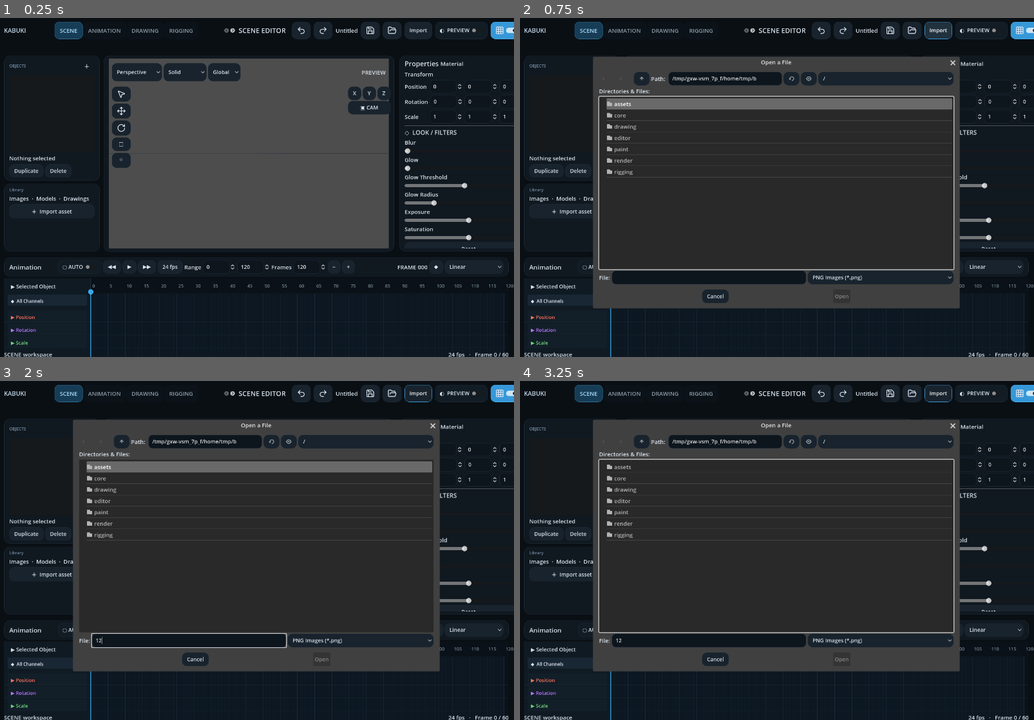
Above: before the commit, frames 1-4 (two rows, left to right).
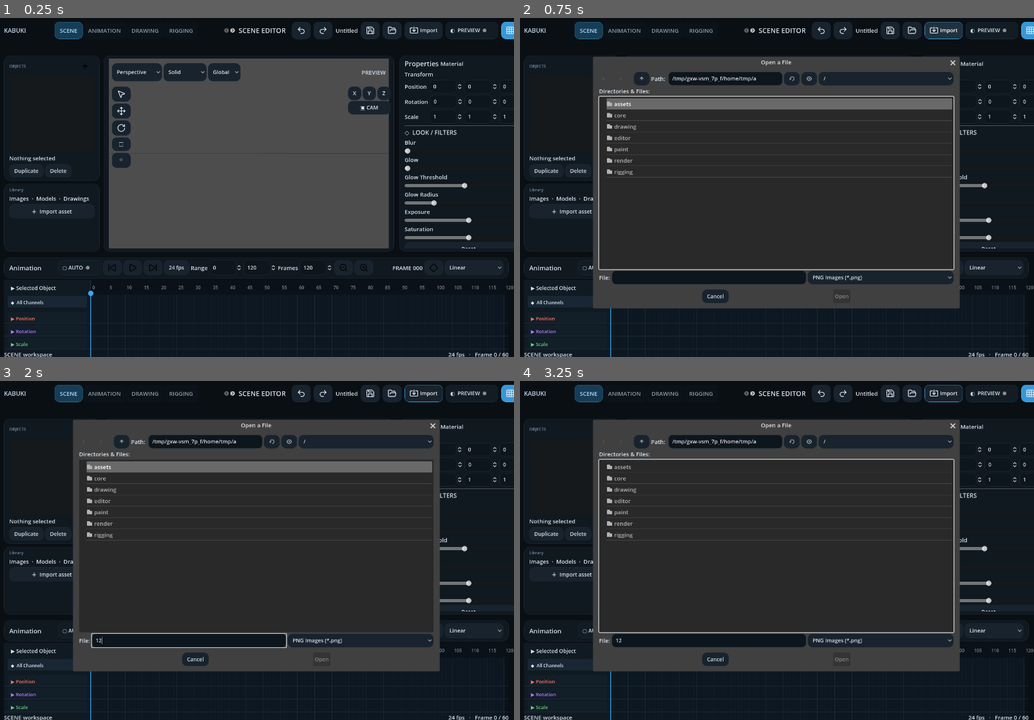
Above: after the commit, the same moments.

Repository: Onnevan/Kabuki
Game: Godot game, scene res://editor/main.tscn
Same seed, same stepped clock (60 frames per second), same inputs: the game is played once before the commit and once after it.
Inputs (mouse positions are in pixels of both pictures, inside the frame that each line leads up to; where the layout moved, square brackets give the same spot in the first picture):
- Up to frame 1 (0.25 s): no input
- Up to frame 2 (0.75 s): click "Import" at 0.5 s
- Up to frame 3 (2 s): click (190, 642) at 1.27 s; type "12" at 1.35 s
- Up to frame 4 (3.25 s): click (884, 631) [869, 628] at 2 s; click (653, 631) [648, 628] at 2.75 s

The runs differ from the first frame. In frame 1, 1.3% of the frame differs, in the area x 0-100%, y 1-97%; in frame 2, 0.8%; in frame 3, 0.7%; in frame 4, 0.7%.

Commit message:
Replace placeholder symbols with Lucide UI icons

Diff:
--- a/editor/main.tscn
+++ b/editor/main.tscn
@@ -17,6 +17,27 @@
 [ext_resource path="res://assets/icons/lucide/move.svg" type="Texture2D" id="15"]
 [ext_resource path="res://assets/icons/lucide/rotate-cw.svg" type="Texture2D" id="16"]
 [ext_resource path="res://assets/icons/lucide/scaling.svg" type="Texture2D" id="17"]
+[ext_resource path="res://assets/icons/lucide/brush.svg" type="Texture2D" id="18"]
+[ext_resource path="res://assets/icons/lucide/pencil.svg" type="Texture2D" id="19"]
+[ext_resource path="res://assets/icons/lucide/eraser.svg" type="Texture2D" id="20"]
+[ext_resource path="res://assets/icons/lucide/lasso.svg" type="Texture2D" id="21"]
+[ext_resource path="res://assets/icons/lucide/square.svg" type="Texture2D" id="22"]
+[ext_resource path="res://assets/icons/lucide/circle.svg" type="Texture2D" id="23"]
+[ext_resource path="res://assets/icons/lucide/paint-bucket.svg" type="Texture2D" id="24"]
+[ext_resource path="res://assets/icons/lucide/blend.svg" type="Texture2D" id="25"]
+[ext_resource path="res://assets/icons/lucide/plus.svg" type="Texture2D" id="26"]
+[ext_resource path="res://assets/icons/lucide/arrow-up.svg" type="Texture2D" id="27"]
+[ext_resource path="res://assets/icons/lucide/arrow-down.svg" type="Texture2D" id="28"]
+[ext_resource path="res://assets/icons/lucide/copy.svg" type="Texture2D" id="29"]
+[ext_resource path="res://assets/icons/lucide/trash.svg" type="Texture2D" id="30"]
+[ext_resource path="res://assets/icons/lucide/focus.svg" type="Texture2D" id="31"]
+[ext_resource path="res://assets/icons/lucide/play.svg" type="Texture2D" id="32"]
+[ext_resource path="res://assets/icons/lucide/skip-back.svg" type="Texture2D" id="33"]
+[ext_resource path="res://assets/icons/lucide/skip-forward.svg" type="Texture2D" id="34"]
+[ext_resource path="res://assets/icons/lucide/zoom-out.svg" type="Texture2D" id="35"]
+[ext_resource path="res://assets/icons/lucide/zoom-in.svg" type="Texture2D" id="36"]
+[ext_resource path="res://assets/icons/lucide/diamond.svg" type="Texture2D" id="37"]
+[ext_resource path="res://assets/icons/lucide/pause.svg" type="Texture2D" id="38"]
 
 [node name="Main" type="Control"]
 layout_mode=3
@@ -72,12 +93,15 @@
 vertical_alignment=1
 [node name="SaveProject" type="Button" parent="TopBar"]
 unique_name_in_owner=true
-icon=ExtResource("10")\ntooltip_text="Save project"
+icon=ExtResource("10")
+tooltip_text="Save project"
 [node name="LoadProject" type="Button" parent="TopBar"]
 unique_name_in_owner=true
-icon=ExtResource("11")\ntooltip_text="Open project"
+icon=ExtResource("11")
+tooltip_text="Open project"
 [node name="Import" type="Button" parent="TopBar"]
-text="Import"\nicon=ExtResource("12")
+text="Import"
+icon=ExtResource("12")
 [node name="PreviewMode" type="CheckButton" parent="TopBar"]
 unique_name_in_owner=true
 text="Preview"
@@ -108,7 +132,8 @@
 size_flags_horizontal=3
 [node name="AddObj" type="MenuButton" parent="LeftPanel/ScenePanel/SceneBox/SceneHead"]
 unique_name_in_owner=true
-text="＋"
+icon=ExtResource("26")
+tooltip_text="Add object"
 [node name="ObjectList" type="ItemList" parent="LeftPanel/ScenePanel/SceneBox"]
 unique_name_in_owner=true
 size_flags_vertical=3
@@ -124,7 +149,7 @@
 size_flags_horizontal=3
 [node name="AddDrawingPlane" type="Button" parent="LeftPanel/ScenePanel/SceneBox/DrawingPlanes/PlanesHead"]
 unique_name_in_owner=true
-text="＋"
+icon=ExtResource("26")
 tooltip_text="Add spatial reference canvas"
 [node name="DrawingPlaneList" type="ItemList" parent="LeftPanel/ScenePanel/SceneBox/DrawingPlanes"]
 unique_name_in_owner=true
@@ -133,10 +158,12 @@
 [node name="PlaneActions" type="HBoxContainer" parent="LeftPanel/ScenePanel/SceneBox/DrawingPlanes"]
 [node name="PlaneUp" type="Button" parent="LeftPanel/ScenePanel/SceneBox/DrawingPlanes/PlaneActions"]
 unique_name_in_owner=true
-text="↑"
+icon=ExtResource("27")
+tooltip_text="Move canvas up"
 [node name="PlaneDown" type="Button" parent="LeftPanel/ScenePanel/SceneBox/DrawingPlanes/PlaneActions"]
 unique_name_in_owner=true
-text="↓"
+icon=ExtResource("28")
+tooltip_text="Move canvas down"
 [node name="PlaneDuplicate" type="Button" parent="LeftPanel/ScenePanel/SceneBox/DrawingPlanes/PlaneActions"]
 unique_name_in_owner=true
 text="Duplicate"
@@ -281,43 +308,43 @@
 [node name="StrokeTool" type="Button" parent="DrawingToolRail"]
 custom_minimum_size=Vector2(50,50)
 unique_name_in_owner=true
-text="✎"
+icon=ExtResource("19")
 tooltip_text="Draw in 3D space"
 [node name="BitmapTool" type="Button" parent="DrawingToolRail"]
 custom_minimum_size=Vector2(50,50)
 unique_name_in_owner=true
-text="▧"
+icon=ExtResource("18")
 tooltip_text="Paint on this canvas"
 [node name="EraseTool" type="Button" parent="DrawingToolRail"]
 custom_minimum_size=Vector2(50,50)
 unique_name_in_owner=true
-text="⌫"
+icon=ExtResource("20")
 tooltip_text="Eraser"
 [node name="SculptTool" type="Button" parent="DrawingToolRail"]
 custom_minimum_size=Vector2(50,50)
 unique_name_in_owner=true
-text="≈"
+icon=ExtResource("25")
 tooltip_text="Shape spatial strokes"
 [node name="ToolSep" type="HSeparator" parent="DrawingToolRail"]
 [node name="BitmapBrush" type="Button" parent="DrawingToolRail"]
 custom_minimum_size=Vector2(50,50)
 unique_name_in_owner=true
-text="●"
+icon=ExtResource("18")
 tooltip_text="Soft brush"
 [node name="BitmapPencil" type="Button" parent="DrawingToolRail"]
 custom_minimum_size=Vector2(50,50)
 unique_name_in_owner=true
-text="✎"
+icon=ExtResource("19")
 tooltip_text="Pencil"
 [node name="BitmapSmudge" type="Button" parent="DrawingToolRail"]
 custom_minimum_size=Vector2(50,50)
 unique_name_in_owner=true
-text="≈"
+icon=ExtResource("25")
 tooltip_text="Smudge / blend paint"
 [node name="BitmapLassoFill" type="Button" parent="DrawingToolRail"]
 custom_minimum_size=Vector2(50,50)
 unique_name_in_owner=true
-text="⬡"
+icon=ExtResource("21")
 tooltip_text="Lasso fill"
 
 [node name="LassoFillMode" type="OptionButton" parent="DrawingBar"]
@@ -369,7 +396,7 @@
 [node name="BitmapEraser" type="Button" parent="DrawingToolRail"]
 custom_minimum_size=Vector2(50,50)
 unique_name_in_owner=true
-text="◌"
+icon=ExtResource("20")
 tooltip_text="Bitmap eraser"
 [node name="BitmapLine" type="Button" parent="DrawingToolRail"]
 custom_minimum_size=Vector2(50,50)
@@ -379,17 +406,17 @@
 [node name="BitmapRect" type="Button" parent="DrawingToolRail"]
 custom_minimum_size=Vector2(50,50)
 unique_name_in_owner=true
-icon=ExtResource("17")\ntooltip_text="Scale"
+icon=ExtResource("22")
 tooltip_text="Rectangle"
 [node name="BitmapEllipse" type="Button" parent="DrawingToolRail"]
 custom_minimum_size=Vector2(50,50)
 unique_name_in_owner=true
-text="○"
+icon=ExtResource("23")
 tooltip_text="Ellipse"
 [node name="BitmapFillTool" type="Button" parent="DrawingToolRail"]
 custom_minimum_size=Vector2(50,50)
 unique_name_in_owner=true
-text="▣"
+icon=ExtResource("24")
 tooltip_text="Flood fill"
 [node name="BitmapClear" type="Button" parent="DrawingBar"]
 unique_name_in_owner=true
@@ -601,11 +628,14 @@
 offset_bottom=350.0
 theme_override_constants/separation=5
 [node name="SelectTool" type="Button" parent="ToolRail"]
-icon=ExtResource("14")\ntooltip_text="Select"
+icon=ExtResource("14")
+tooltip_text="Select"
 [node name="MoveTool" type="Button" parent="ToolRail"]
-icon=ExtResource("15")\ntooltip_text="Move"
+icon=ExtResource("15")
+tooltip_text="Move"
 [node name="RotateTool" type="Button" parent="ToolRail"]
-icon=ExtResource("16")\ntooltip_text="Rotate"
+icon=ExtResource("16")
+tooltip_text="Rotate"
 [node name="ScaleTool" type="Button" parent="ToolRail"]
 text="□"
 [node name="FrameSelected" type="Button" parent="ToolRail"]
@@ -913,12 +943,15 @@
 unique_name_in_owner=true
 text="●"
 [node name="Prev" type="Button" parent="Bottom/TransportPanel/Transport"]
-text="◀◀"
+icon=ExtResource("33")
+tooltip_text="Previous frame"
 [node name="PlayButton" type="Button" parent="Bottom/TransportPanel/Transport"]
 unique_name_in_owner=true
-text="▶"
+icon=ExtResource("32")
+tooltip_text="Play / Pause"
 [node name="Next" type="Button" parent="Bottom/TransportPanel/Transport"]
-text="▶▶"
+icon=ExtResource("34")
+tooltip_text="Next frame"
 [node name="FPS" type="Button" parent="Bottom/TransportPanel/Transport"]
 text="24 fps"
 [node name="RangeLabel" type="Label" parent="Bottom/TransportPanel/Transport"]
@@ -947,11 +980,11 @@
 value=120.0
 [node name="ZoomOut" type="Button" parent="Bottom/TransportPanel/Transport"]
 unique_name_in_owner=true
-text="−"
+icon=ExtResource("35")
 tooltip_text="Zoom timeline out"
 [node name="ZoomIn" type="Button" parent="Bottom/TransportPanel/Transport"]
 unique_name_in_owner=true
-text="+"
+icon=ExtResource("36")
 tooltip_text="Zoom timeline in"
 [node name="TransportGrow" type="Control" parent="Bottom/TransportPanel/Transport"]
 size_flags_horizontal=3
@@ -962,7 +995,8 @@
 text="000"
 [node name="Key" type="Button" parent="Bottom/TransportPanel/Transport"]
 unique_name_in_owner=true
-text="◆"
+icon=ExtResource("37")
+tooltip_text="Insert keyframe"
 [node name="Interpolation" type="OptionButton" parent="Bottom/TransportPanel/Transport"]
 unique_name_in_owner=true
 [node name="Timeline" type="Control" parent="Bottom"]
Not shown: 1 places in editor/main.tscn that only renumber resources
